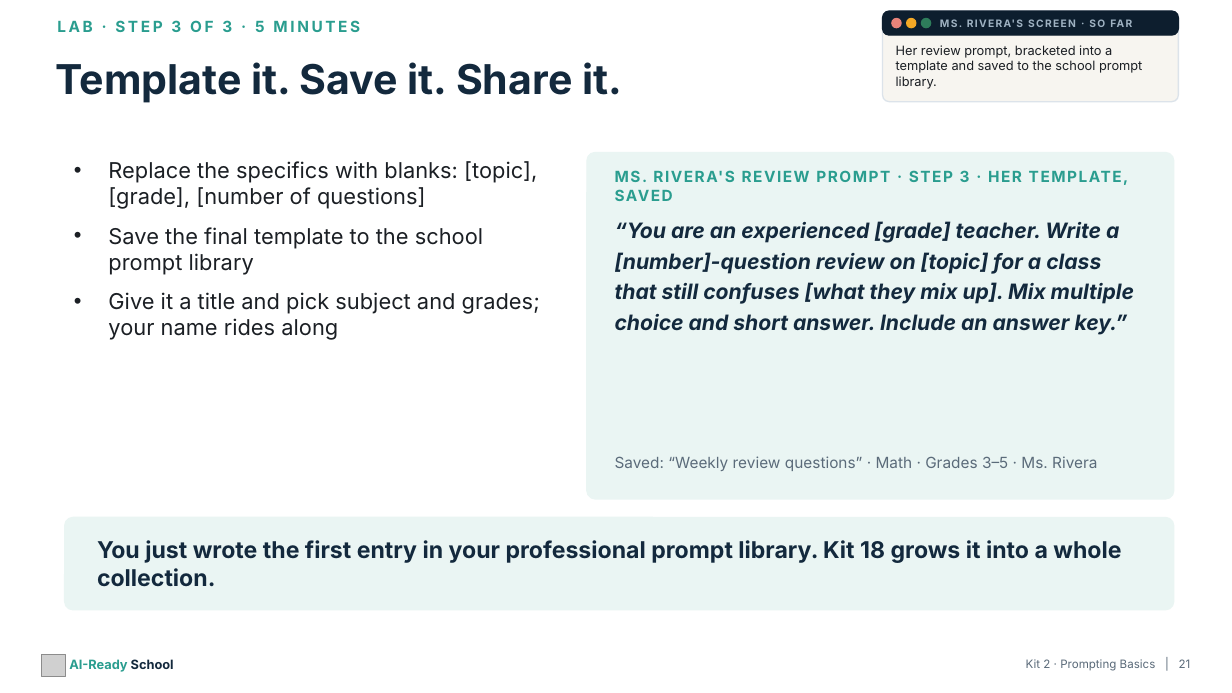
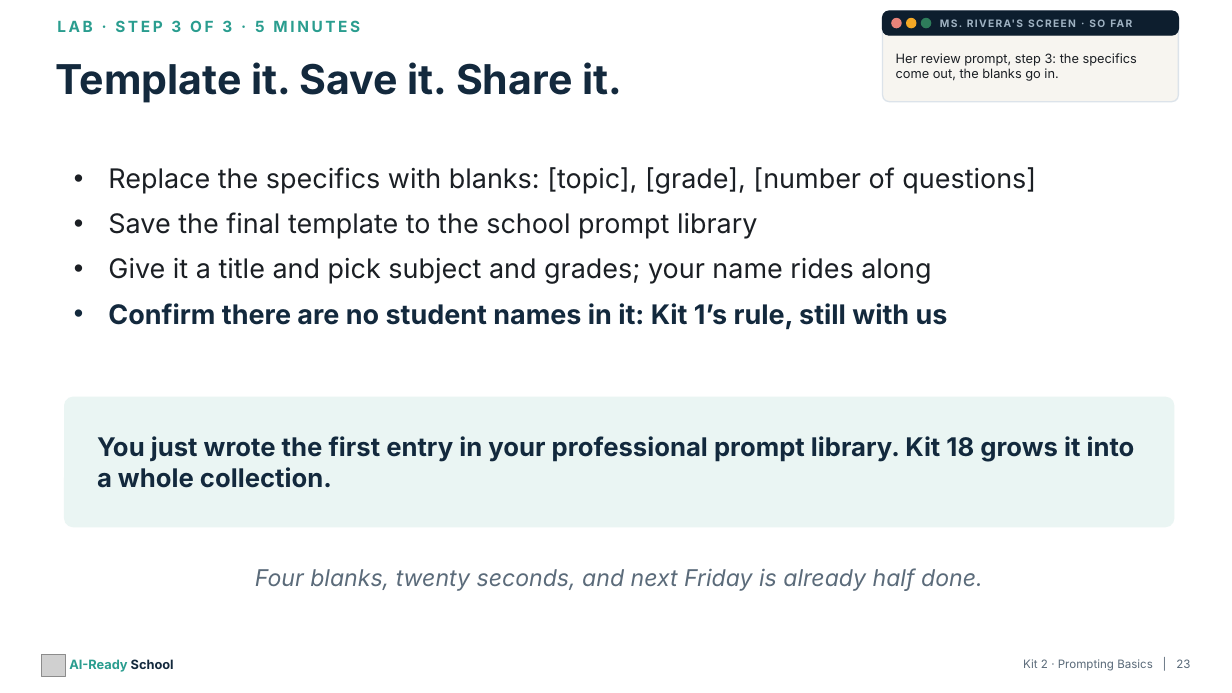
Before and after one commit to aspinozzi1/Ai-School-Ready, a slide deck: slide 23 of kits/kit02/Kit02_PresentationDeck.pptx (slide 21 before the commit). Drawn at 1232x693 pixels with LibreOffice and Linux fonts; fonts in the diff are those of the drawing; grey boxes stand for pictures. Boxes give left, top, right and bottom in pixels: in the first picture for what was removed or moved away, otherwise in the second. Text is boxed around its words. In the diff, an @@ line names an element or a change of style, - is before the commit and + after.

```diff
--- a/kits/kit02/Kit02_PresentationDeck.pptx
+++ b/kits/kit02/Kit02_PresentationDeck.pptx
@@ text at [896,53,1137,81]: text changed @@
-Her review prompt, bracketed into a template and saved to the school prompt library.
+Her review prompt, step 3: the specifics come out, the blanks go in.
@@ text at [108,167,1036,284]: size 17 to 21 pt in "Replace the specifics with blanks: [topic], [grade], ...", "Save the final template to the school ...", "Give it a title and pick subject ..." @@
@@ text removed at [615,170,970,201] @@
-MS. RIVERA'S REVIEW PROMPT · STEP 3 · HER TEMPLATE, SAVED
@@ text removed at [615,221,1134,335] @@
-“You are an experienced [grade] teacher. Write a [number]-question review on [topic] for a class that still confuses [what they mix up]. Mix multiple choice and short answer. Include an answer key.”
@@ text at [108,303,948,330]: paragraph added @@
+• Confirm there are no student names in it: Kit 1’s rule, still with us
@@ rounded rectangle: place and size @@
-rounded rectangle at [587,152,1174,499]
+rounded rectangle at [65,397,1174,527]
@@ rounded rectangle at [65,397,1174,527]: proportions changed @@
@@ text "You just wrote the first ...": place and size @@
-text "You just wrote the first ..." at [97,540,1121,587]
+text "You just wrote the first ..." at [97,436,1135,488]
@@ text "You just wrote the first ..." at [97,436,1135,488]: size 18 to 20 pt @@
@@ text removed at [615,456,1097,471] @@
-Saved: “Weekly review questions” · Math · Grades 3–5 · Ms. Rivera
@@ rounded rectangle removed at [65,518,1174,610] @@
@@ text added at [255,568,983,591], 18 pt, text #5B6B7A, italic @@
+Four blanks, twenty seconds, and next Friday is already half done.
@@ text at [1023,659,1190,671]: text changed @@
-Kit 2 · Prompting Basics | 21
+Kit 2 · Prompting Basics | 23
```
Also in this commit, not shown: 14 other slides changed, 3 slides added, 17 other files.
